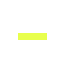
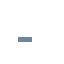
Before/after of a 64×64 layered artwork. What changed in the layer stack:
painted on "Layer 2" over box(18, 33, 47, 42)
